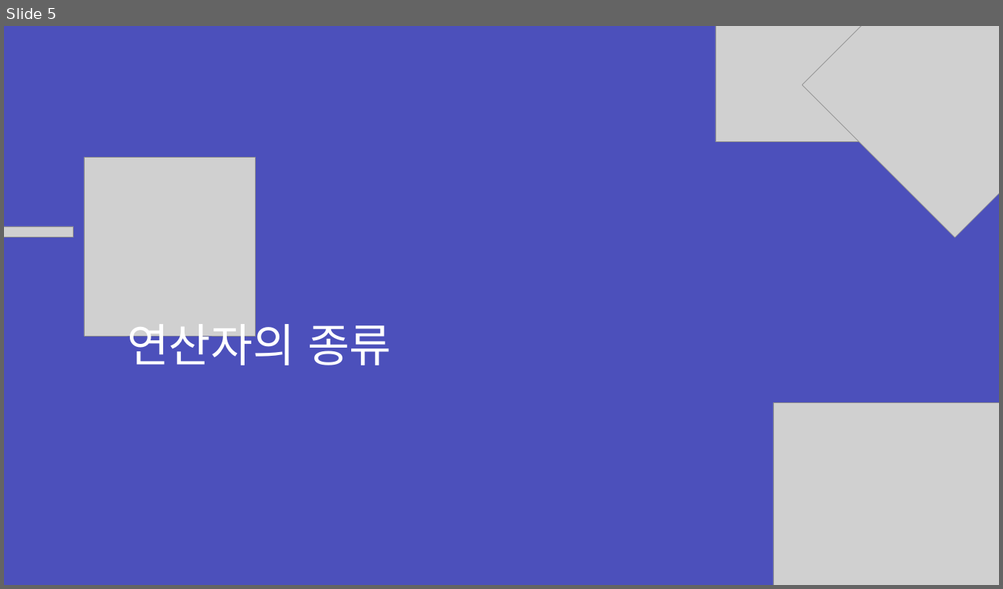
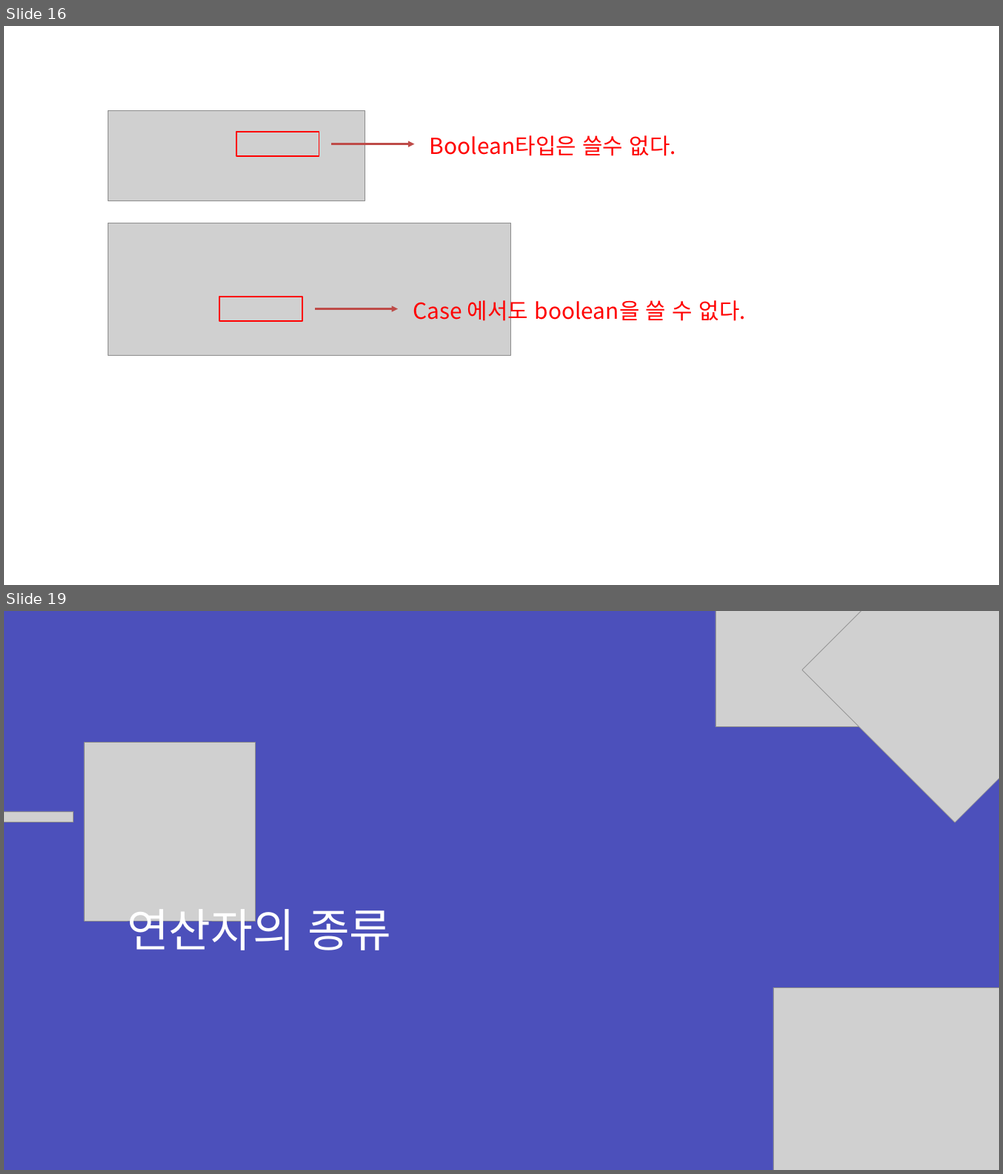
Before and after one commit to zest132/JavaLecture, a slide deck: JavaLecture/LectureFile/java 3강.pptx. Shown one above the other, each under a label of ours: slide 5 before the commit, slides 16 and 19 after it; the slides between them are not shown. The pictures are 1003x589 and 1003x1174 pixels, drawn with LibreOffice and Linux fonts; fonts in the diff are those of the drawing; grey boxes stand for pictures. Boxes give left, top, right and bottom in pixels: in the first picture for what was removed or moved away, otherwise in the second. Text is boxed around its words. In the diff, an @@ line names an element or a change of style, - is before the commit and + after.

```diff
--- a/JavaLecture/LectureFile/java 3강.pptx
+++ b/JavaLecture/LectureFile/java 3강.pptx
@@ slide 16 added at [4,26,999,585], background #FFFFFF @@
@@ picture added at [108,111,364,201] @@
@@ rectangle added at [236,131,319,156], outline #FF0000 2 pt @@
@@ text added at [430,136,677,156], 32 pt, text #FF0000 @@
+Boolean타입은 쓸수 없다.
@@ arrow added from (331, 144) to (414, 144), #BF4C48 3 pt @@
@@ picture added at [108,224,510,356] @@
@@ rectangle added at [219,297,302,321], outline #FF0000 2 pt @@
@@ arrow added from (315, 309) to (398, 309), #BF4C48 3 pt @@
@@ text added at [413,297,745,325], 32 pt, text #FF0000 @@
+Case 에서도 boolean을 쓸 수 없다.
@@ what was slide 5 is now slide 19 @@
```
Also in this commit, not shown: 1 slide changed, 15 other slides added, 2 slides removed, 3 other files.
